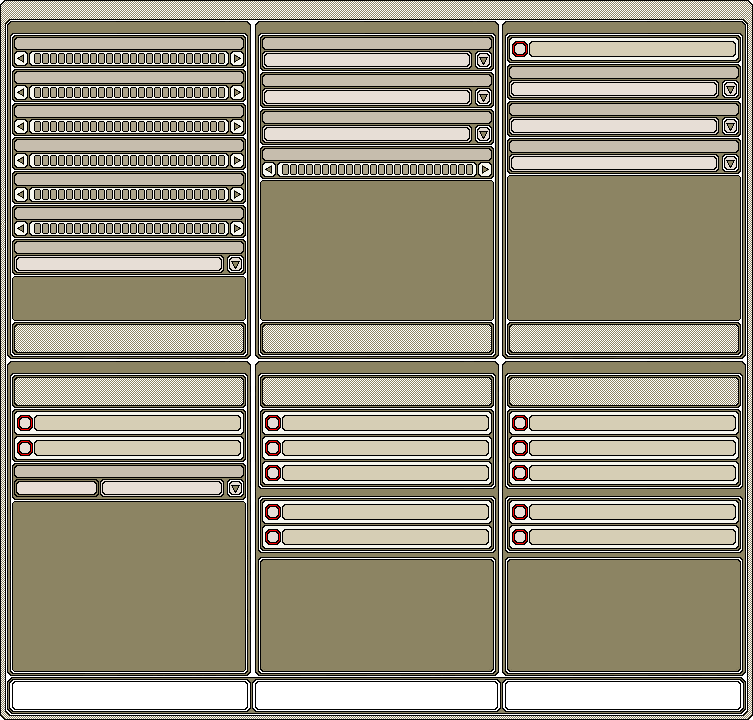
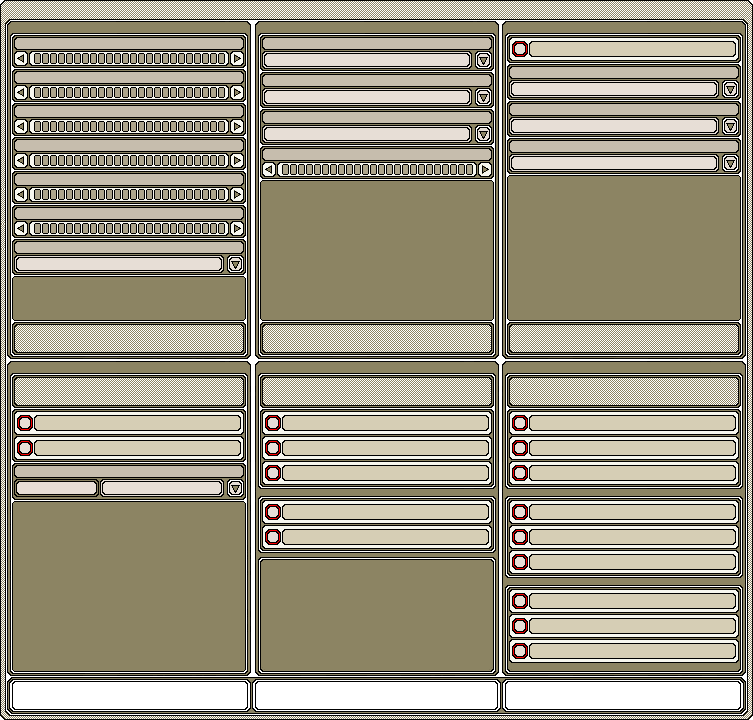
Two versions of the same layered image (w=753, h=720). Layer-by-layer changes:
painted on "zaslepka copy 4" over <box>502,548,746,663</box>